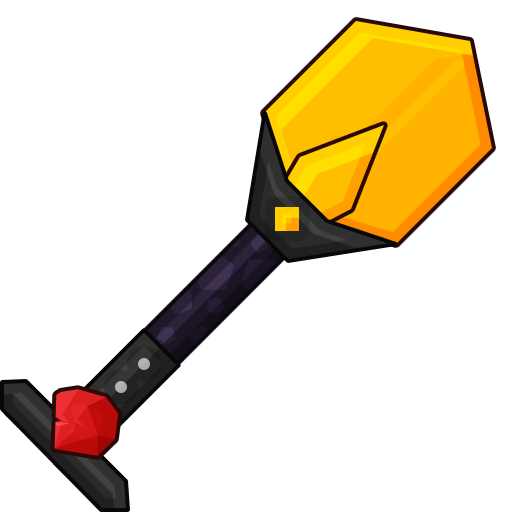
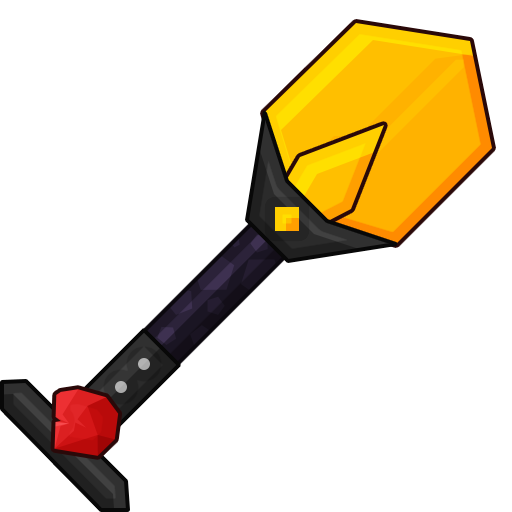
Layers edited between the first and the second 512px x 512px image:
painted on "Path" (4th of 5) over [264, 21, 469, 113]
